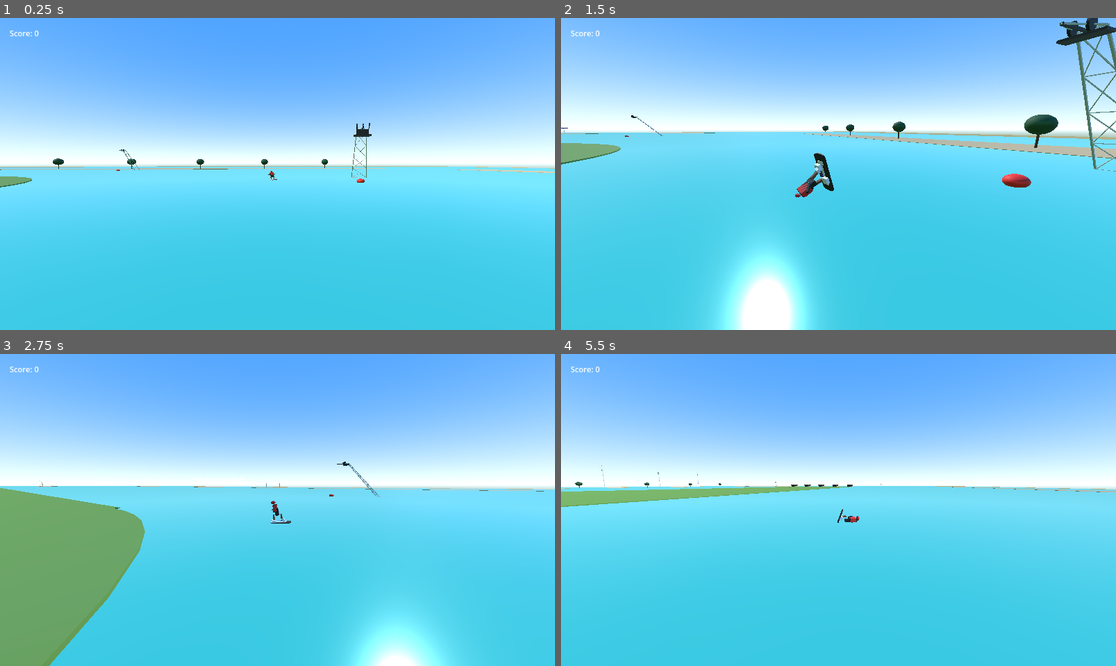
Above: before the commit, frames 1-4 (two rows, left to right).
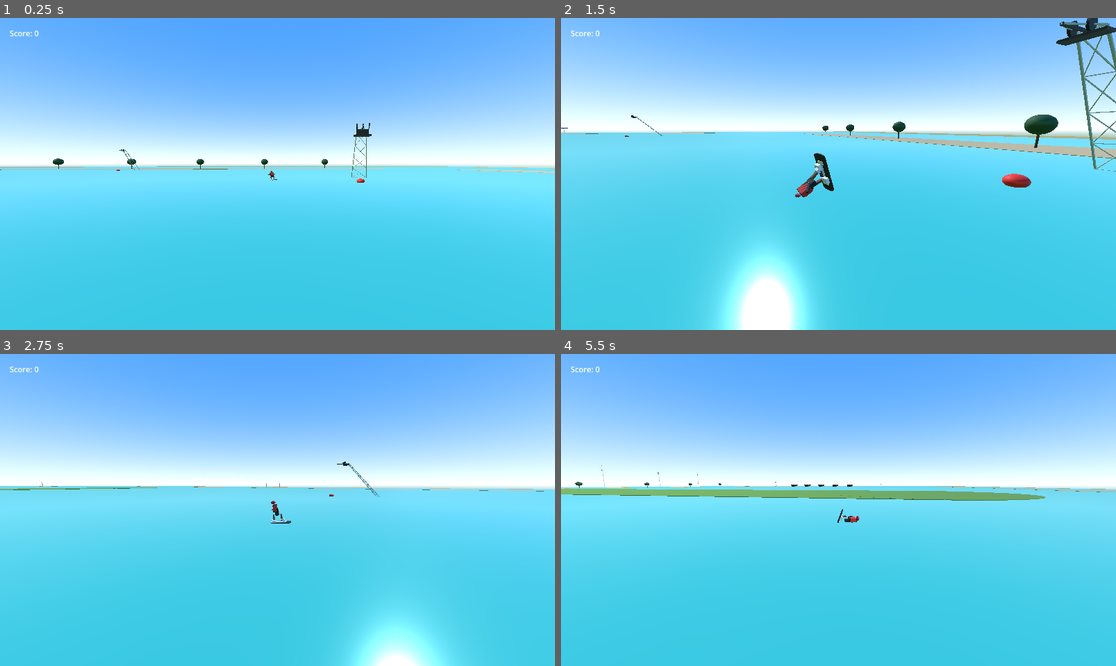
Above: after the commit, the same moments.

Repository: RONARSZN/cable-wakeboard
Game: Godot game, scene res://main.tscn
Two runs of this game, one before a commit and one after it. Both use one fixed random seed, a clock stepped at 60 frames per second and the inputs below.
Inputs (mouse positions are in pixels of both pictures, inside the frame that each line leads up to):
- Up to frame 1 (0.25 s): no input
- Up to frame 2 (1.5 s): tap Enter at 0.5 s; move the mouse to (960, 158) at 0.52 s; hold D 0.53-1.28 s; click (960, 158) at 0.67 s; tap Space at 0.77 s; move the mouse to (727, 189) at 1.27 s; hold Down from 1.28 s (still down)
- Up to frame 3 (2.75 s): tap Space at 1.52 s; move the mouse to (333, 441) at 2.02 s; release Down at 2.03 s; hold D from 2.03 s (still down)
- Up to frame 4 (5.5 s): move the mouse to (810, 572) at 2.77 s; release D at 2.78 s; hold Up 2.78-3.53 s; click (810, 572) at 2.92 s; tap Space at 3.02, 3.77, 4.52 s; move the mouse to (1005, 556) at 3.52 s; hold A 3.53-5.03 s; move the mouse to (672, 463) at 4.27 s; move the mouse to (866, 510) at 5.02 s; hold Down from 5.03 s (still down); click (866, 510) at 5.17 s

The runs differ from the first frame. In frame 1, 0.1% of the frame differs, in the area x 0-6%, y 50-55%; in frame 2, 0.5%; in frame 3, 11%, in the area x 0-29%, y 42-100%; in frame 4, 2.2%.

Commit message:
Resize central island along course axis

Diff:
--- a/scenery_factory.gd
+++ b/scenery_factory.gd
@@ -21,9 +21,9 @@
 	var center = _average_point(points)
 
 	scene.add_child(_create_box("OuterGround", Vector3(980.0, 0.08, 650.0), Vector3(0.0, -0.08, 0.0), DRY_GRASS_COLOR))
-	scene.add_child(_create_box("CentralIsland", Vector3(500.0, 0.24, 118.0), Vector3(12.0, 0.04, 8.0), GRASS_COLOR))
-	scene.add_child(_create_round_land_cap("IslandFrontCap", Vector3(262.0, 0.06, 8.0), 58.0))
-	scene.add_child(_create_round_land_cap("IslandBackCap", Vector3(-238.0, 0.06, 8.0), 58.0))
+	scene.add_child(_create_box("CentralIsland", Vector3(80.0, 0.24, 280.0), Vector3(0.0, 0.04, 0.0), GRASS_COLOR))
+	scene.add_child(_create_round_land_cap("IslandFrontCap", Vector3(0.0, 0.06, 140.0), 40.0))
+	scene.add_child(_create_round_land_cap("IslandBackCap", Vector3(0.0, 0.06, -140.0), 40.0))
 	scene.add_child(_create_shoreline_band("FrontSandBank", Vector3(680.0, 0.1, 22.0), Vector3(0.0, 0.02, 252.0)))
 	scene.add_child(_create_shoreline_band("BackSandBank", Vector3(700.0, 0.1, 22.0), Vector3(8.0, 0.02, -220.0)))
 	scene.add_child(_create_shoreline_band("RightServiceBank", Vector3(24.0, 0.1, 430.0), Vector3(356.0, 0.02, 8.0)))
